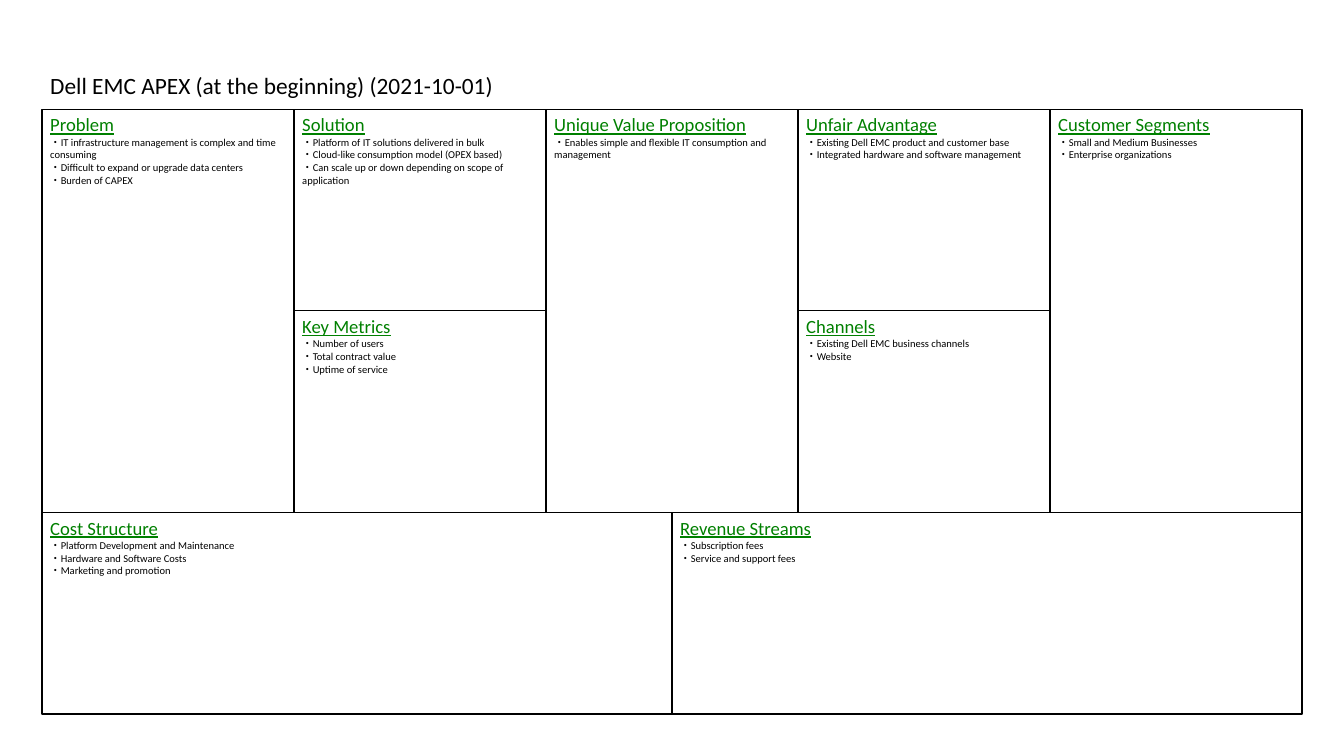
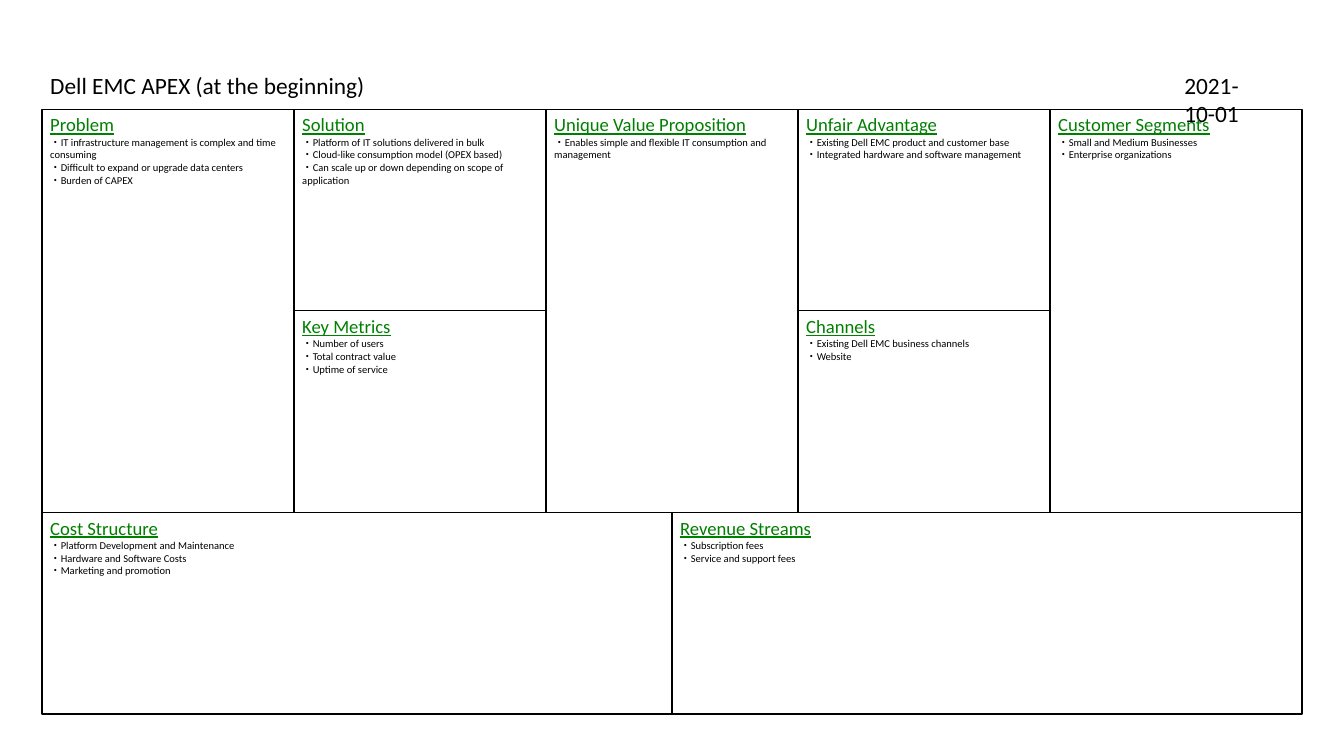
Before and after one commit to t0m0h1r0/LeanCanvas, a slide deck: slide 5 of sample_en.pptx. Drawn at 1344x756 pixels with LibreOffice and Linux fonts; fonts in the diff are those of the drawing. Boxes give left, top, right and bottom in pixels: in the first picture for what was removed or moved away, otherwise in the second. Text is boxed around its words. In the diff, an @@ line names an element or a change of style, - is before the commit and + after.

```diff
--- a/sample_en.pptx
+++ b/sample_en.pptx
@@ text at (50,77,364,98): text changed @@
-Dell EMC APEX (at the beginning) (2021-10-01)
+Dell EMC APEX (at the beginning)
@@ text added at (1184,79,1238,128), 20 pt, text #000000 @@
+2021-10-01
```
Also in this commit, not shown: 15 other slides changed, 5 other files.
